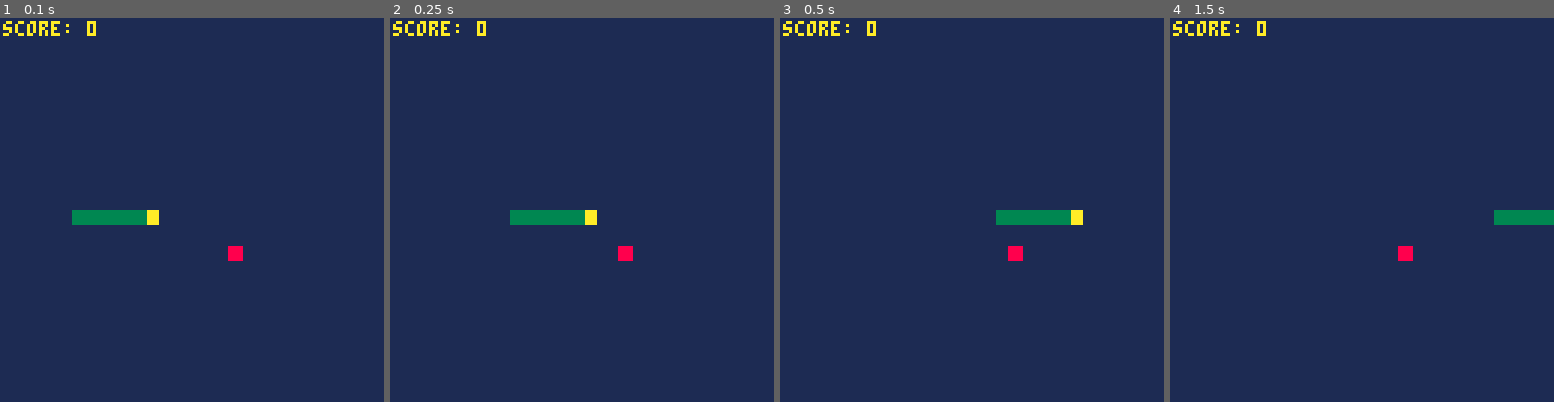
Above: before the commit, frames 1-4 (left to right).
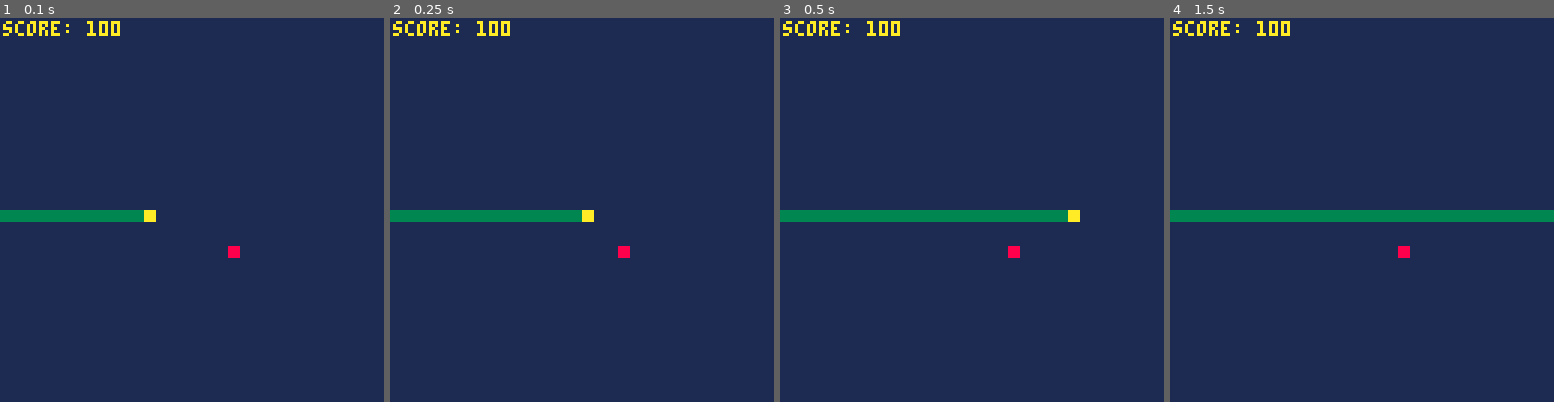
Above: after the commit, the same moments.

Repository: erikyuzwa/snake-pico8
Game: PICO-8 cartridge snake.p8
The game is run twice, just before and just after one commit, with the same random seed, the same clock (stepped at 60 frames per second) and the same inputs.
Inputs:
- Up to frame 1 (0.1 s): no input
- Up to frame 2 (0.25 s): no input
- Up to frame 3 (0.5 s): no input
- Up to frame 4 (1.5 s): no input

The runs differ from the first frame. In frame 1, 1.1% of the frame differs, in the area x 0-64%, y 0-64%; in frame 2, 1.5%; in frame 3, 2.2%; in frame 4, 3.0%, in the area x 0-100%, y 0-64%.

Commit message:
Update snake.p8
- bugfix for collision glitch

Diff:
--- a/snake.p8
+++ b/snake.p8
@@ -10,7 +10,7 @@
 
 tile_num=32
 tile_size=128/tile_num
-score=0
+score=100
 
 fruit={}
 fruit.x=0
@@ -73,7 +73,7 @@
 
 
 function draw_fruit()
- rectfill(fruit.x,fruit.y,fruit.x+tile_size,fruit.y+tile_size,fruit.color)
+ rectfill(fruit.x,fruit.y,fruit.x+tile_size-1,fruit.y+tile_size-1,fruit.color)
 
 end
 
@@ -84,10 +84,10 @@
 end
 
 function draw_snake()
- rectfill(x[1],y[1],x[1]+tile_size,y[1]+tile_size,10)
+ rectfill(x[1],y[1],x[1]+tile_size-1,y[1]+tile_size-1,10)
 
  for i=2,#x do
-  rectfill(x[i],y[i],x[i]+tile_size,y[i]+tile_size,3)
+  rectfill(x[i],y[i],x[i]+tile_size-1,y[i]+tile_size-1,3)
  end
 
 end
@@ -118,7 +118,7 @@
  x_dir=1
 
  -- set default snake tail
- for i=2,7 do
+ for i=2,60 do
   x[i]=((x[i-1]/tile_size)-1)*tile_size
   y[i]=y[1]
  end
Not shown, changed: 129 lines of the sprite sheet (__gfx__) section of snake.p8
Not shown, changed: the thumbnail (__label__) section of snake.p8
